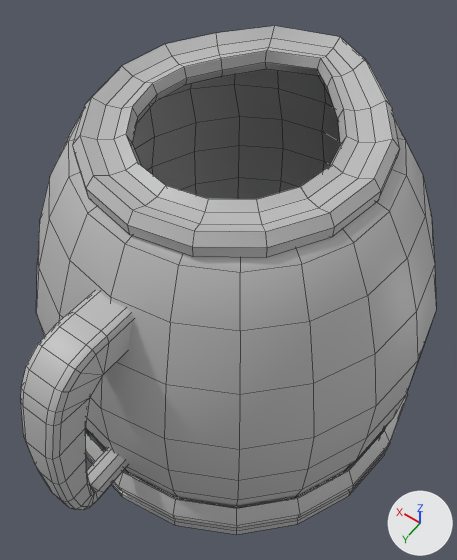
One commit to the FBX model AllNighter/Assets/Models/ZjackyScene/coffeecan.fbx: the scene before it, then after it.
Both versions are drawn from a camera (50 mm lens) standing at (-0.143, 0.189, 0.31) and looking at (-0.003, -0.007, 0.003). Lighting does not change. The marker at lower right points along +X, +Y and +Z. Mesh edges are drawn as thin lines. Where no turn or scale is listed for an object, it has been applied to the vertices.

The scene before the commit, as lines of its bpy script (objects in view):
```python
mat_coffeecanlambert = principled_material('coffeecanLambert')
mat_coffeecanlambert.base_color = (0.5, 0.5, 0.5)  # grey #bcbcbc
me_mesh = bpy.data.meshes.new('Mesh')
me_mesh.from_pydata(...)  # 754 vertices, 750 faces; spans x -0.129..0.129, y -0.147..0.147, z -0.118..0.118
me_mesh.materials.append(mat_coffeecanlambert)  # grey #bcbcbc
ob_coffeecan = bpy.data.objects.new('coffeeCan', me_mesh)
ob_coffeecan.location = (0.0, 0.0, 0.0)
```
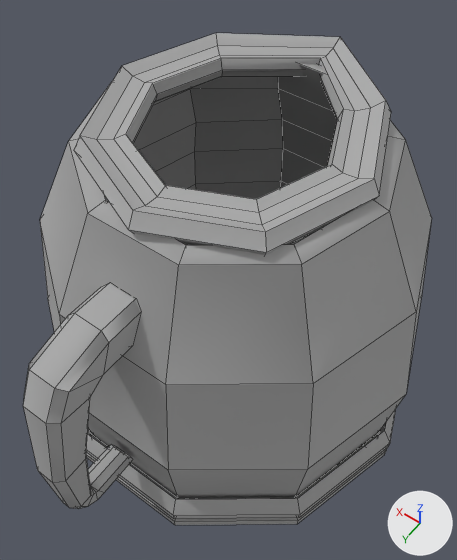
Where the change shows, as pixel boxes (x1, y1, x2, y2) in the pictures (457 x 560 px):
'coffeeCan', recoloured, surface changed, reshaped: before (21, 26, 436, 534); after (23, 33, 432, 525)
part 1 of me_mesh, cut back: before (21, 26, 436, 534); after (74, 102, 391, 255)

The change, as a diff of the scene's bpy script:
```diff
--- a/AllNighter/Assets/Models/ZjackyScene/coffeecan.fbx.py
+++ b/AllNighter/Assets/Models/ZjackyScene/coffeecan.fbx.py
@@ mat_coffeecanlambert @@
 mat_coffeecanlambert = principled_material('coffeecanLambert')
-mat_coffeecanlambert.base_color = (0.5, 0.5, 0.5)  # grey #bcbcbc
+mat_coffeecanlambert.base_color = (0.4, 0.4, 0.4)  # grey #aaaaaa
+mat_coffeecanlambert.roughness = 0.896
@@ me_mesh @@
 # used by ob_coffeecan; location = (0.0, 0.0, 0.0)
-me_mesh.from_pydata(...)  # 754 vertices, 750 faces; spans x -0.129..0.129, y -0.147..0.147, z -0.118..0.118
+me_mesh.from_pydata(...)  # 342 vertices, 336 faces; spans x -0.129..0.129, y -0.14..0.146, z -0.118..0.116
+# me_mesh part 1: 420 vertices removed from x -0.124..0.123, y -0.147..0.147, z -0.118..0.118; 8 vertices added at x -0.078..0.078, y -0.126..0.063, z 0.1..0.108
 me_mesh.materials.append(mat_coffeecanlambert)
```
